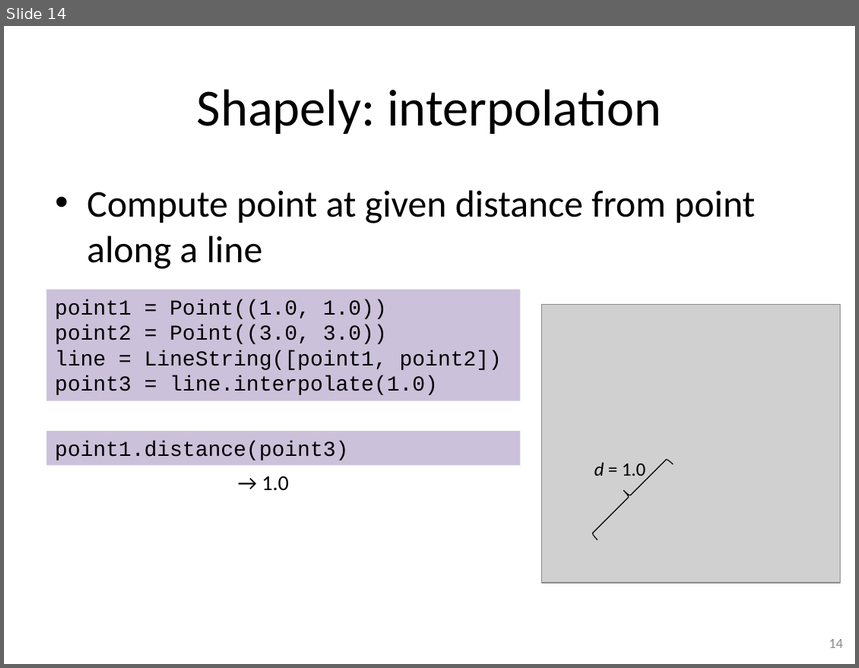
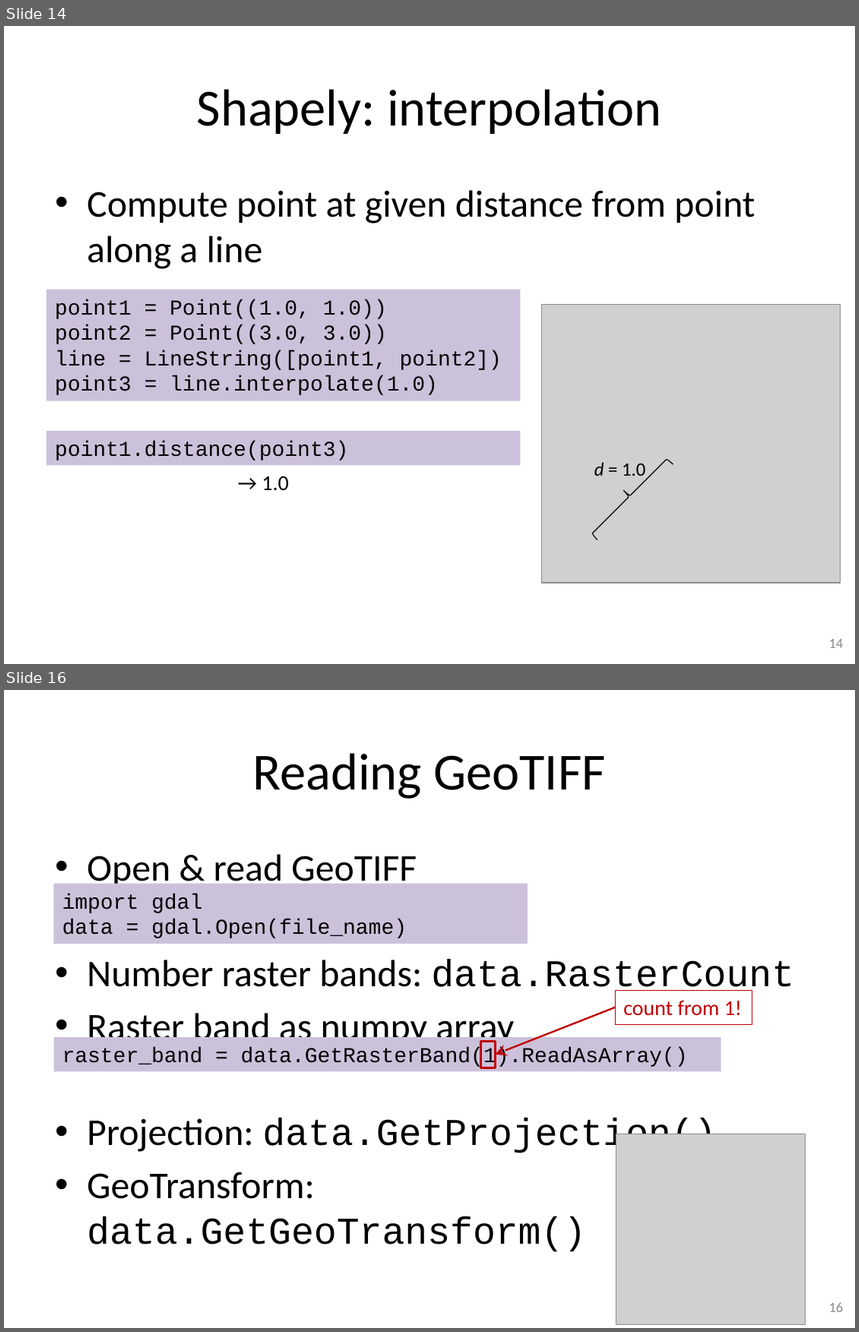
Before and after one commit to gjbex/training-material, a slide deck: Python/python_gis.pptx. Shown one above the other, each under a label of ours: slide 14 before the commit, slides 14 and 16 after it; the slides between them are not shown. The pictures are 859x668 and 859x1332 pixels, drawn with LibreOffice and Linux fonts; fonts in the diff are those of the drawing; grey boxes stand for pictures. Boxes give left, top, right and bottom in pixels: in the first picture for what was removed or moved away, otherwise in the second. Text is boxed around its words. In the diff, an @@ line names an element or a change of style, - is before the commit and + after.

Commit message:
Add slides on GeoTIFF

```diff
--- a/Python/python_gis.pptx
+++ b/Python/python_gis.pptx
@@ slide 16 added at bbox=[4, 690, 855, 1328], background #FFFFFF @@
@@ title added at bbox=[253, 753, 606, 799], 44 pt, text #000000 @@
+Reading GeoTIFF
@@ text added at bbox=[87, 854, 794, 1252], 32 pt, text #000000 @@
+• Open & read GeoTIFF
+• Number raster bands: data.RasterCount
+• Raster band as numpy array
+• Projection: data.GetProjection()
+• GeoTransform: data.GetGeoTransform()
@@ rectangle added at bbox=[53, 883, 528, 944], fill #CCC1DA, 18 pt, text #000000 @@
+import gdal
+data = gdal.Open(file_name)
@@ arrow added from (615, 1008) to (495, 1054), #C00000 1.5 pt @@
@@ rectangle added at bbox=[615, 990, 752, 1024], fill #FFFFFF, outline #C00000 0.75 pt, 18 pt, text #C00000 @@
+count from 1!
@@ rectangle added at bbox=[53, 1037, 721, 1072], fill #CCC1DA, 18 pt, text #000000 @@
+raster_band = data.GetRasterBand(1).ReadAsArray()
@@ rectangle added at bbox=[481, 1042, 495, 1068], outline #C00000 2 pt @@
@@ picture added at bbox=[616, 1135, 806, 1326] @@
@@ page number added at bbox=[829, 1303, 844, 1312], 12 pt, text #8C8C8C @@
+16
```
Also in this commit, not shown: 1 slide changed, 2 other slides added.
